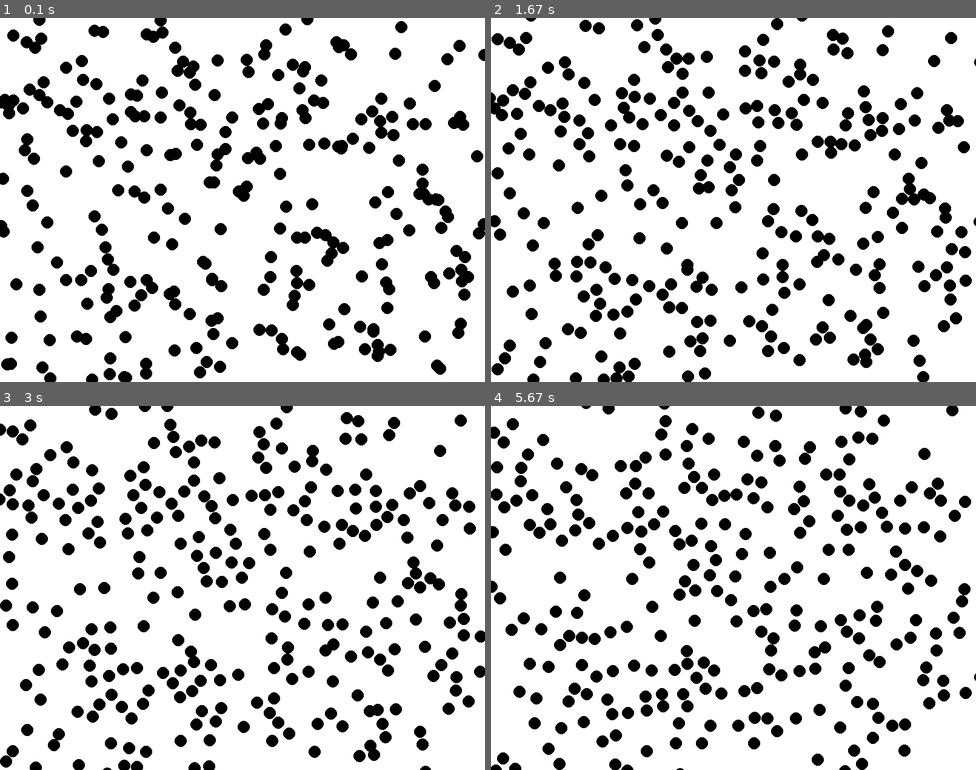
Above: before the commit, frames 1-4 (two rows, left to right).
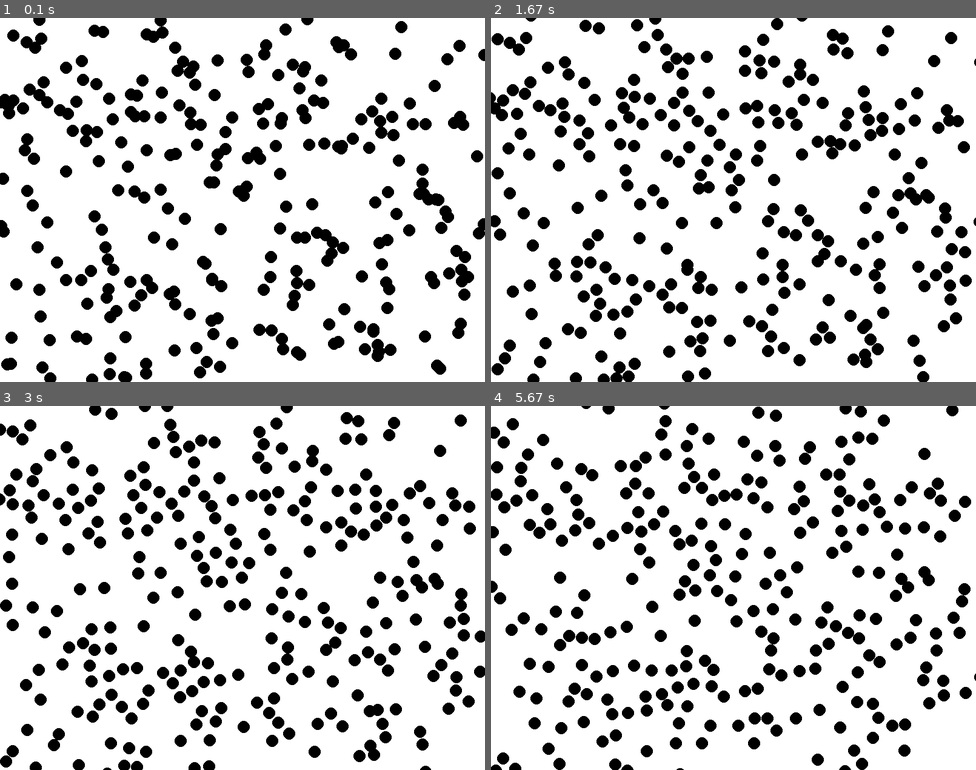
Above: after the commit, the same moments.

Repository: rafal-majewski/cellular-life-simulation
Game: pygame game, started from src/__main__.py
The game is run twice, just before and just after one commit, with the same random seed, the same clock (stepped at 60 frames per second) and the same inputs.
Inputs:
- Up to frame 1 (0.1 s): no input
- Up to frame 2 (1.67 s): no input
- Up to frame 3 (3 s): no input
- Up to frame 4 (5.67 s): tap Enter every 0.33 s from 3.33 to 5.33 s

The runs differ from the first frame. In frame 1, less than 0.1% of the frame differs, in the area x 67-70%, y 60-64%; in frame 2, 0.5%; in frame 3, 1.1%; in frame 4, 2.6%, in the area x 34-92%, y 23-91%.

Commit message:
quadtree implementation stub

Diff:
--- a/src/pygameimp/Camera.py
+++ b/src/pygameimp/Camera.py
@@ -14,7 +14,7 @@
 		self.drawer.clear()
 		for cell in world.cells:
 			self.drawer.drawCell(cell, self)
-		quadtree: Quadtree = world.quadtree
+		# quadtree: Quadtree = world.quadtree
 		# for y in quadtree._mainChunks:
 		# 	for x in quadtree._mainChunks[y]:
 		# 		self.drawer.drawChunk(quadtree._mainChunks[y][x], self)
